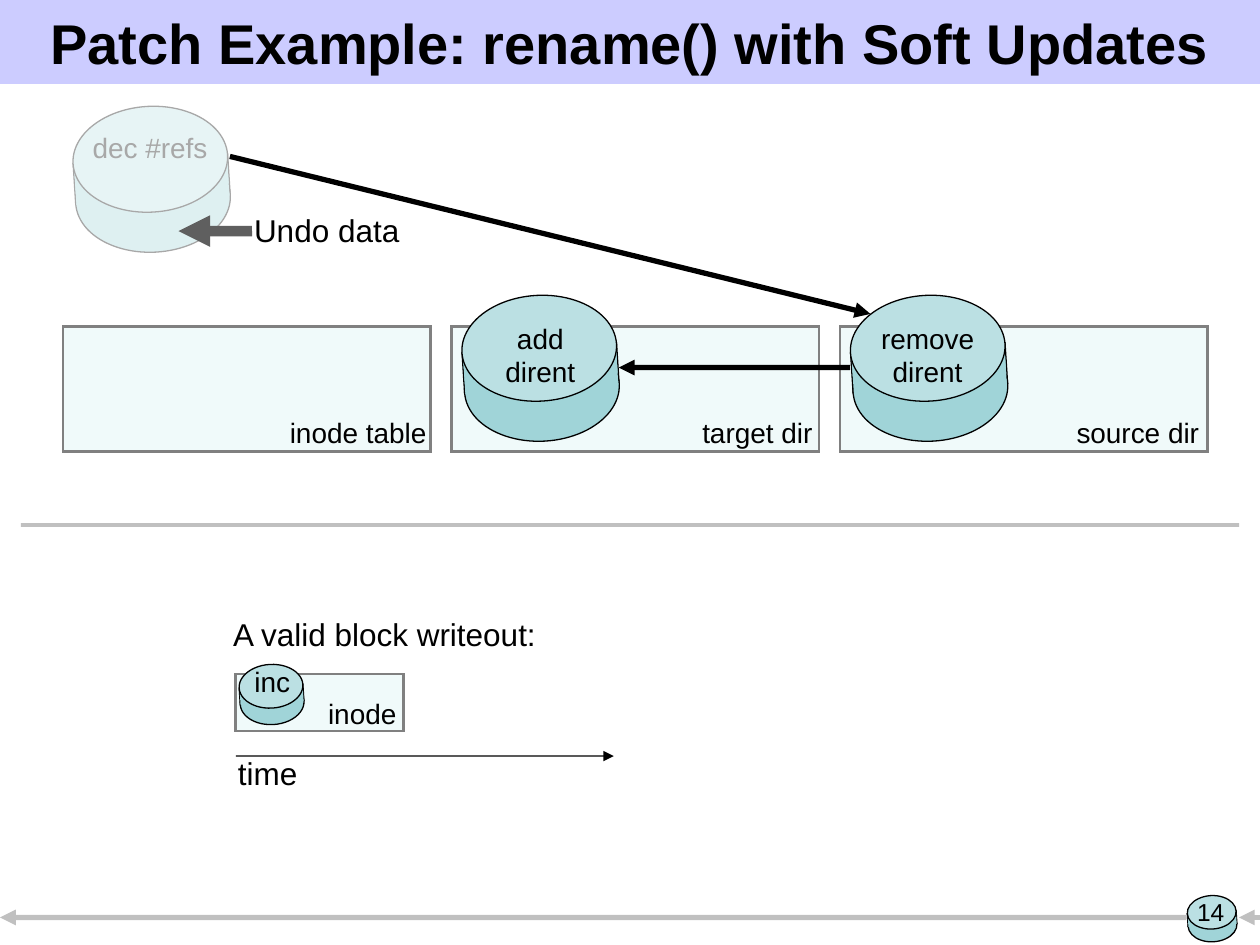
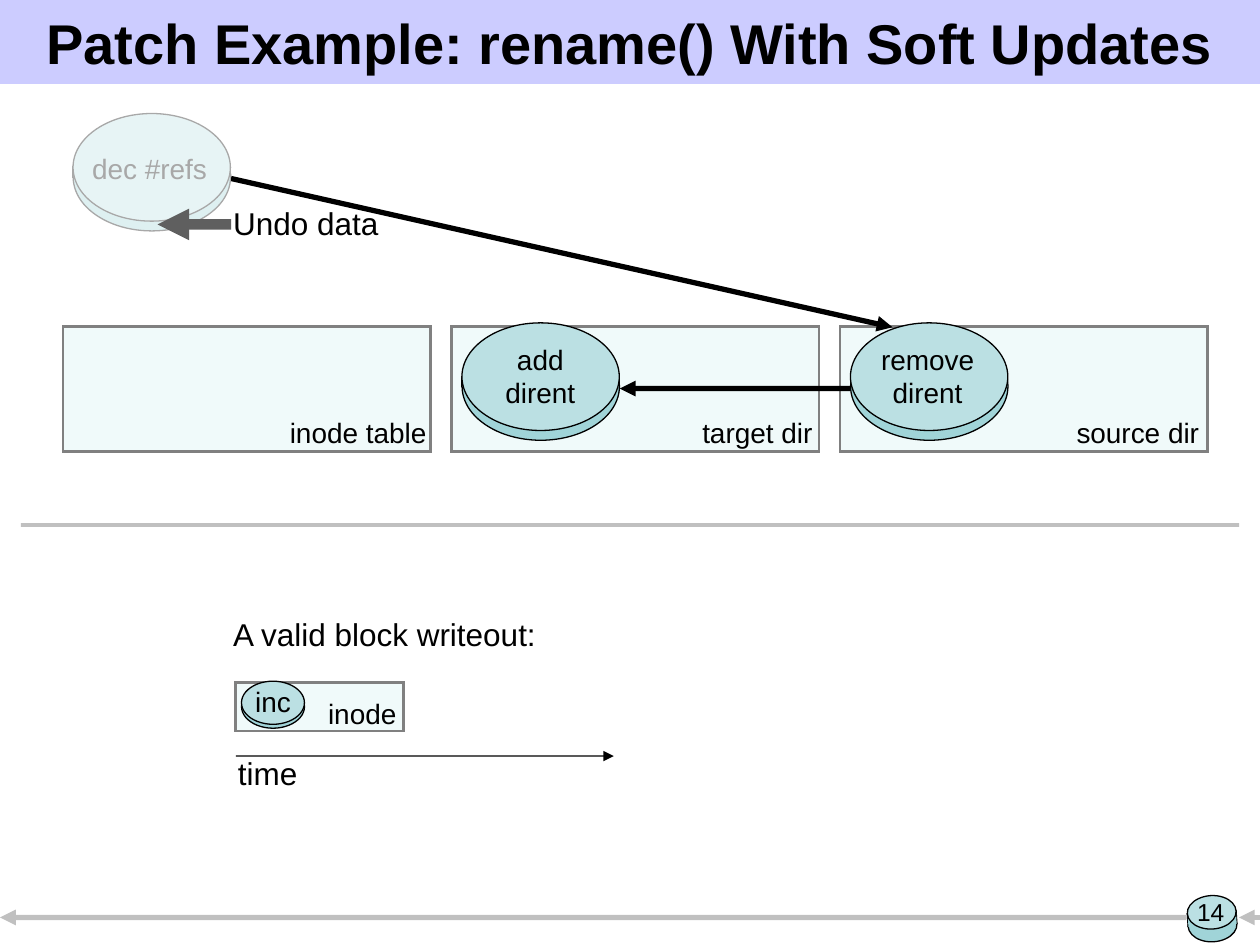
Before and after one commit to ucla-readable/fstitch-doc, a slide deck: slide 14 of sosp/pres.ppt. Drawn at 1260x945 pixels with LibreOffice and Linux fonts; fonts in the diff are those of the drawing. Boxes give left, top, right and bottom in pixels: in the first picture for what was removed or moved away, otherwise in the second. Text is boxed around its words. In the diff, an @@ line names an element or a change of style, - is before the commit and + after.

Commit message:
Use less disk like patch figures (not as tall) and that are aspect-correct. Updating every patch was not exciting.

```diff
--- a/sosp/pres.ppt
+++ b/sosp/pres.ppt
@@ title at (46,23,1212,75): text changed @@
-Patch Example: rename() with Soft Updates
+Patch Example: rename() With Soft Updates
@@ rectangle: place and size @@
-rectangle at (63,94,252,262)
+rectangle at (63,105,231,241)
@@ arrow moved from (229, 156) - (871, 314) to (231, 179) - (892, 328) @@
@@ text "Undo data": place and size @@
-text "Undo data" at (254,219,399,243)
+text "Undo data" at (233,210,378,236)
@@ arrow moved from (252, 231) - (179, 231) to (231, 224) - (158, 224) @@
@@ 4 texts, 1 arrow: place and size @@
-4 texts, 1 arrow at (93,138,974,693)
+4 texts, 1 arrow at (92,159,974,713)
@@ rectangle: place and size @@
-rectangle at (236,674,403,731)
+rectangle at (236,683,403,732)
@@ rotation 356 to 0 degrees in 16 elements at (462,333,620,440), (850,333,1008,440), (73,113,231,220), (242,685,305,728), (73,123,231,231), (242,682,305,724), (462,323,620,430), (850,323,1008,430), (74,164,231,178), (73,168,231,178), (462,373,619,387), (852,373,1008,387), (242,701,304,706), (462,377,620,387), (850,377,1008,387), (242,703,305,707) @@
```
Also in this commit, not shown: 17 other slides changed, 1 slide added, 2 slides removed.
